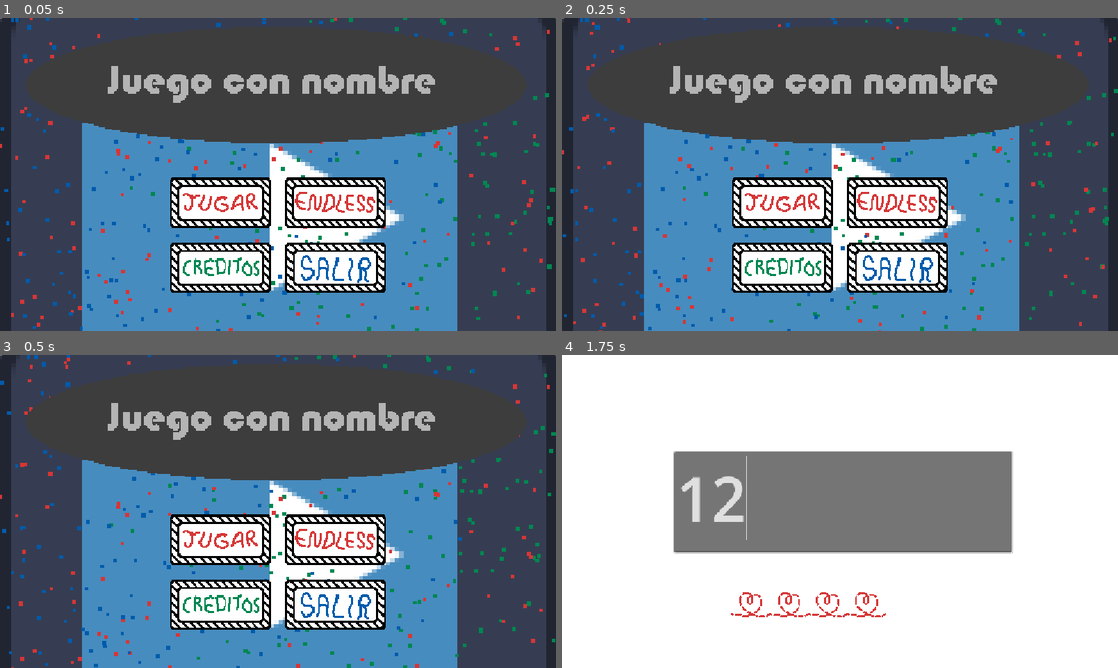
Above: before the commit, frames 1-4 (two rows, left to right).
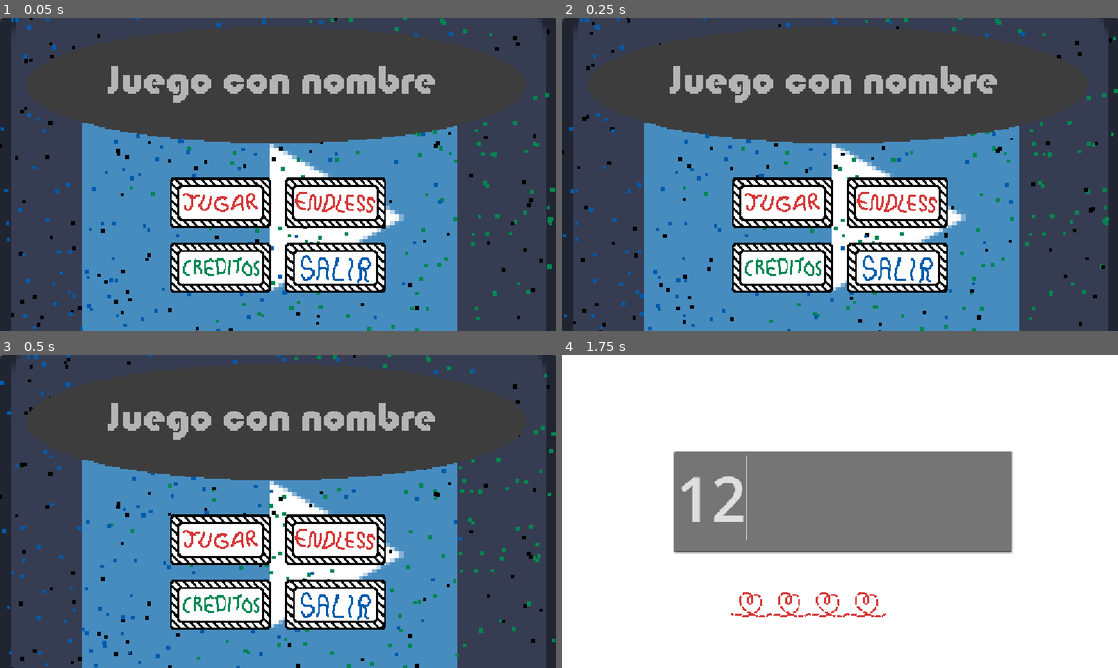
Above: after the commit, the same moments.

Repository: Triktor1/ComJamOn2026
Game: Godot game, scene res://escenas/mainMenu.tscn
Same seed, same stepped clock (60 frames per second), same inputs: the game is played once before the commit and once after it. The engine's default icon, where the game draws it, is replaced by a stand-in: a white triangle on a blue panel in a dark square.
Inputs (mouse positions are in pixels of both pictures, inside the frame that each line leads up to):
- Up to frame 1 (0.05 s): no input
- Up to frame 2 (0.25 s): no input
- Up to frame 3 (0.5 s): no input
- Up to frame 4 (1.75 s): click (784, 539) at 0.5 s; click (845, 502) at 1.27 s; type "12" at 1.35 s

The runs differ from the first frame. In frame 1, 0.6% of the frame differs, in the area x 0-99%, y 0-100%; in frame 2, 0.6%; in frame 3, 0.5%; in frame 4, nothing differs.

Commit message:
Más botones

Diff:
--- a/escenas/mainMenu.tscn
+++ b/escenas/mainMenu.tscn
@@ -137,8 +137,8 @@
 preprocess = 10.0
 process_material = ExtResource("15_2va1m")
 
-[node name="ParticulasRojas" type="GPUParticles2D" parent="." unique_id=1104658247]
-modulate = Color(0.8392157, 0.21176471, 0.21176471, 1)
+[node name="ParticulasNegras" type="GPUParticles2D" parent="." unique_id=1104658247]
+modulate = Color(0, 0, 0, 1)
 position = Vector2(564, -11)
 amount = 300
 lifetime = 20.0
Binary file added: assets/UI/ButtonContinuar.png
Not shown, added: assets/UI/ButtonContinuar.png.import
Binary file added: assets/UI/ButtonContinuarHover.png
Not shown, added: assets/UI/ButtonContinuarHover.png.import
Binary file added: assets/UI/ButtonMenu.png
Not shown, added: assets/UI/ButtonMenu.png.import
Binary file added: assets/UI/ButtonMenuHover.png
Not shown, added: assets/UI/ButtonMenuHover.png.import
